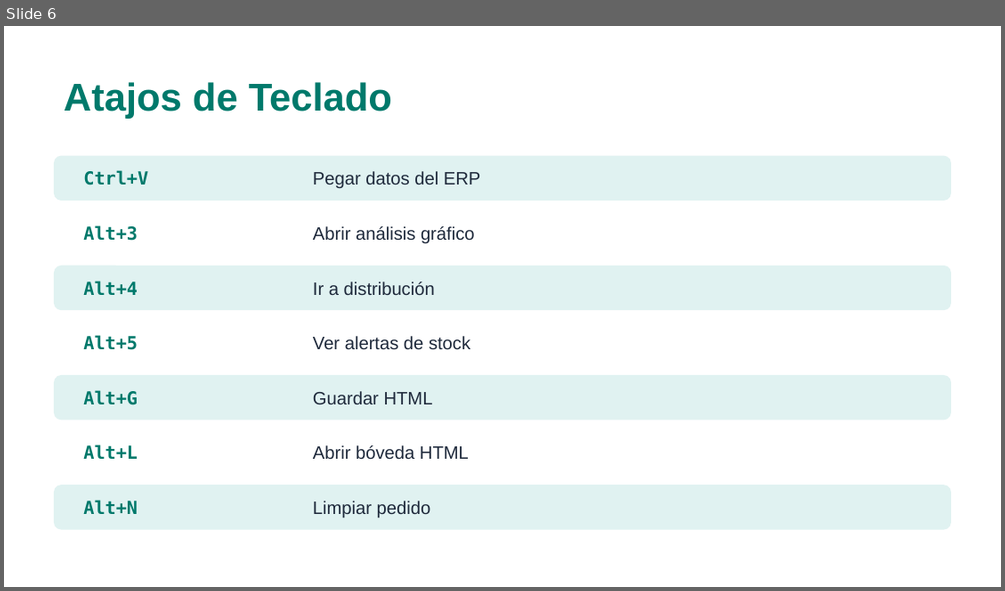
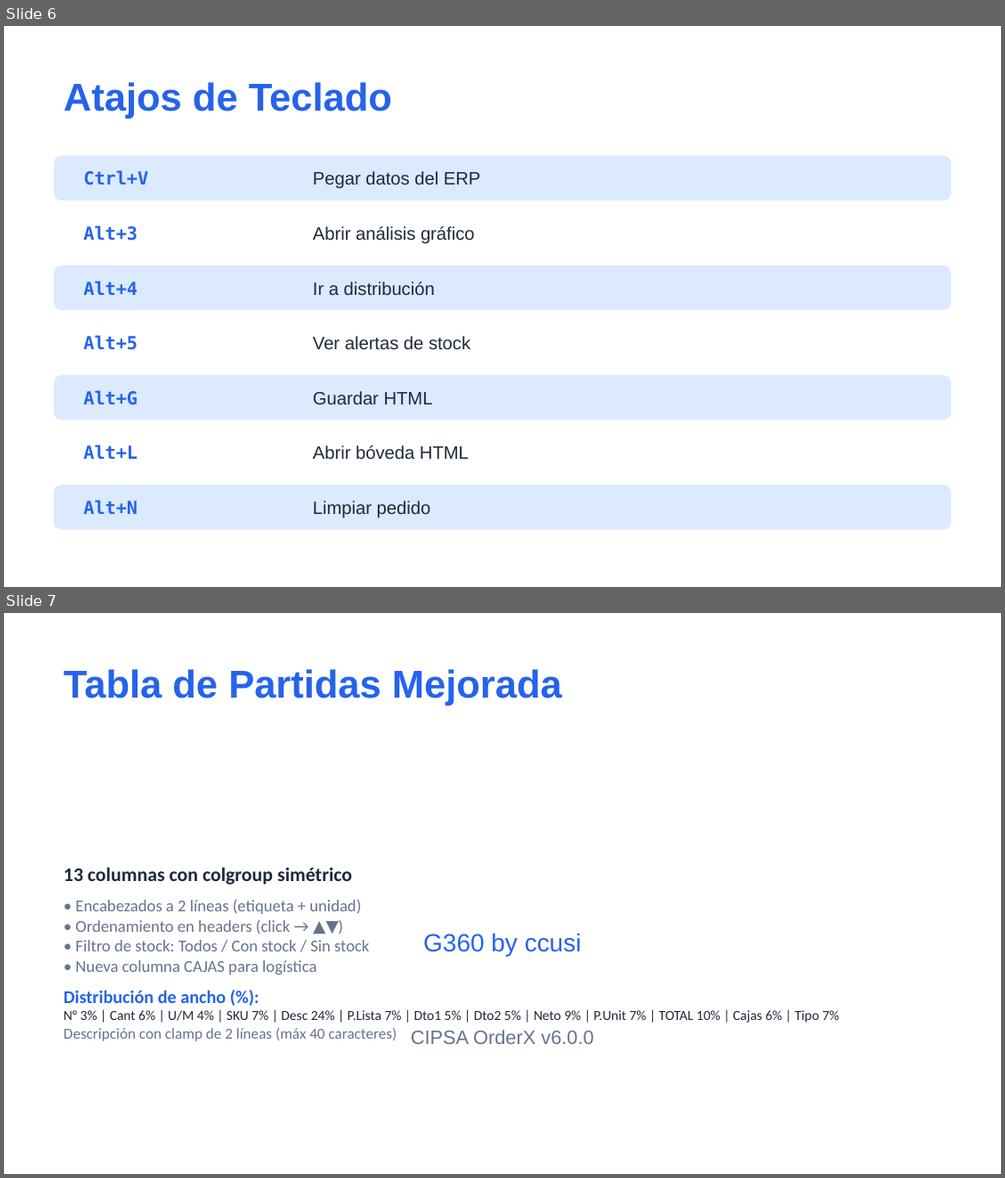
Before and after one commit to carloscus/g360-order-xlsx, a slide deck: docs/CIPSA_OrderX_Guia_Uso.pptx. Shown one above the other, each under a label of ours: slide 6 before the commit, slides 6 and 7 after it. The pictures are 1005x591 and 1005x1178 pixels, drawn with LibreOffice and Linux fonts; fonts in the diff are those of the drawing. Boxes give left, top, right and bottom in pixels: in the first picture for what was removed or moved away, otherwise in the second. Text is boxed around its words. In the diff, an @@ line names an element or a change of style, - is before the commit and + after.

Commit message:
docs: Actualizar README, PPTX y MANUAL_USUARIO.md v6.0.0
README:
- Paleta azul corporativo (#2563eb)
- Tablas mejoradas (13 columnas, sort, filtro, cajas)
- Scripts de mantenimiento de catalogo
- Estructura actualizada

PPTX:
- Paleta azul corporativa
- Nuevos slides: Tabla mejorada, Paleta corporativa
- v6.0.0

MANUAL_USUARIO:
- Seccion 7.3: 13 columnas con Cajas, sort, filtro
- Nota: boton HTML unificado en sidebar

Limpieza:
- Eliminar scripts de diagnostico (analyze-html, calc-pedido, regen-report, verify-changes)
- Eliminar hook muerto useVendedor.js
- Eliminar archivos de prueba muertos (test_*.docx, skus-pedido.json)
- .gitignore: excluir archivos temporales

```diff
--- a/docs/CIPSA_OrderX_Guia_Uso.pptx
+++ b/docs/CIPSA_OrderX_Guia_Uso.pptx
@@ slide 7 added at (4,613,1001,1174), background #FFFFFF @@
@@ text added at (64,669,562,706), 28 pt, text #2563EB, bold @@
+Tabla de Partidas Mejorada
@@ text added at (64,867,839,1041), 12 pt, text #64748B @@
+13 columnas con colgroup simétrico
+• Encabezados a 2 líneas (etiqueta + unidad)
+• Ordenamiento en headers (click → ▲▼)
+• Filtro de stock: Todos / Con stock / Sin stock
+• Nueva columna CAJAS para logística
+Distribución de ancho (%):
+N° 3% | Cant 6% | U/M 4% | SKU 7% | Desc 24% | P.Lista 7% | Dto1 5% | Dto2 5% | Neto 9% | P.Unit 7% | TOTAL 10% | Cajas 6% | Tipo 7%
+Descripción con clamp de 2 líneas (máx 40 caracteres)
@@ text added at (423,933,582,956), 18 pt, text #2563EB @@
+G360 by ccusi
@@ text added at (411,1030,593,1044), 14 pt, text #64748B @@
+CIPSA OrderX v6.0.0
@@ slide 6 changed as well @@
@@ fill #E0F2F1 to #DBEAFE in 4 elements at (54,156,951,200), (54,265,951,310), (54,375,951,419), (54,484,951,530) @@
@@ text colour #00796B to #2563EB in 8 elements at (64,82,392,119), (83,170,148,185), (83,225,138,240), (83,281,138,295), (83,335,138,350), (83,390,138,405), (83,444,138,459), (83,499,138,514) @@
```
Also in this commit, not shown: 6 other slides changed, 2 other slides added, 12 other files.
